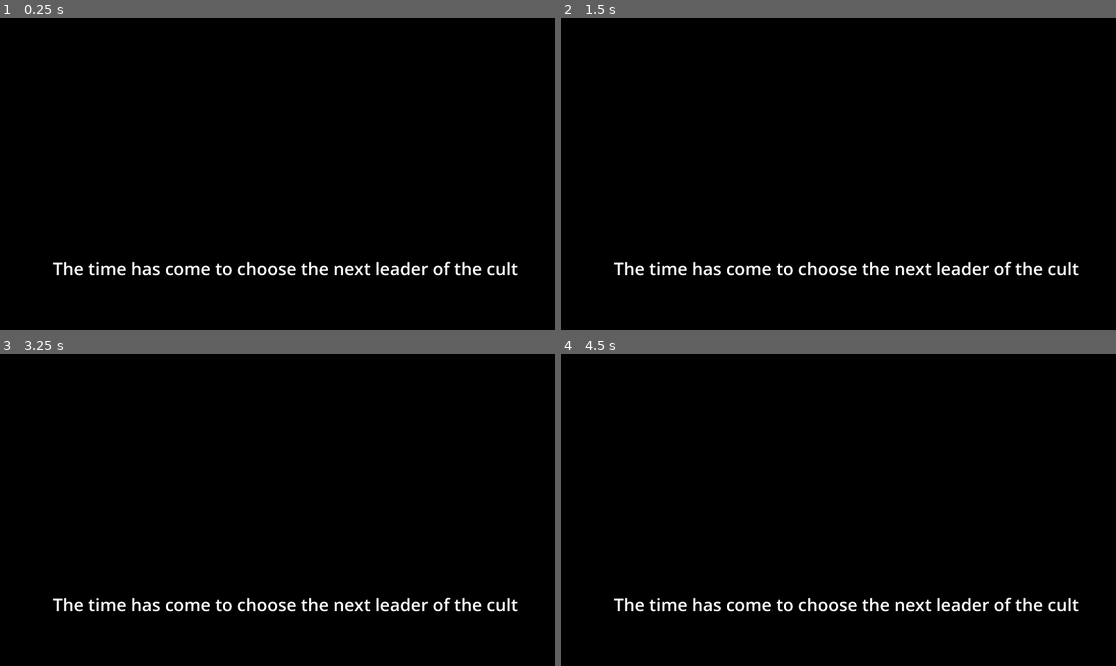
Above: before the commit, frames 1-4 (two rows, left to right).
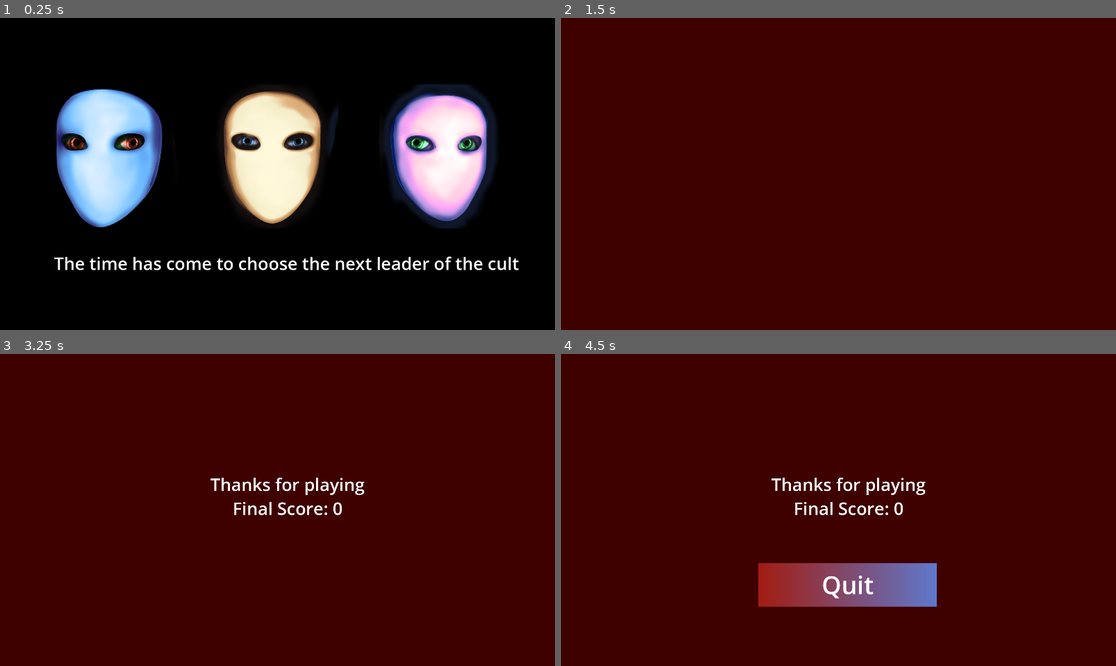
Above: after the commit, the same moments.

Repository: buficek7/GameJamBrno2024
Game: Godot game, scene res://scenes/level4.tscn
Two runs of this game, one before a commit and one after it. Both use one fixed random seed, a clock stepped at 60 frames per second and the inputs below. This scene is started directly instead of the project's main scene.
Inputs (mouse positions are in pixels of both pictures, inside the frame that each line leads up to):
- Up to frame 1 (0.25 s): no input
- Up to frame 2 (1.5 s): tap Enter at 0.5 s; move the mouse to (960, 158) at 0.52 s; press the mouse at (960, 158) at 0.53 s; tap Space at 0.77 s; tap R (Reset) at 1.25 s; move the mouse to (727, 189) at 1.27 s; release the mouse at (727, 189) at 1.28 s; tap I (Inspect) at 1.35 s
- Up to frame 3 (3.25 s): tap Space at 1.52, 3.02 s; click (166, 525) at 1.55 s; tap R (Reset) at 2, 2.75 s; move the mouse to (333, 441) at 2.02 s; press the mouse at (333, 441) at 2.03 s; move the mouse to (249, 572) at 2.77 s; release the mouse at (249, 572) at 2.78 s; tap P (Serve) at 2.85 s; click (249, 572) at 3.05 s
- Up to frame 4 (4.5 s): tap R (Reset) at 3.5 s; move the mouse to (1005, 556) at 3.52 s; hold S (Shake) 3.53-4.28 s; tap Space at 3.77 s; click (1005, 556) at 3.8 s; move the mouse to (672, 463) at 4.27 s; tap Ctrl at 4.35 s

The runs differ from the first frame. In frame 1, 22% of the frame differs, in the area x 9-94%, y 21-83%; in frame 2, 100%, in the area x 0-100%, y 0-100%; in frame 3, 100%; in frame 4, 100%.

Commit message:
Masked ending

Diff:
--- a/scenes/level4.tscn
+++ b/scenes/level4.tscn
@@ -1,9 +1,22 @@
-[gd_scene load_steps=12 format=3 uid="uid://cue2ng4iwyfn5"]
+[gd_scene load_steps=18 format=3 uid="uid://cue2ng4iwyfn5"]
 
 [ext_resource type="Script" path="res://scripts/end_cult.gd" id="1_d6rkn"]
+[ext_resource type="Texture2D" uid="uid://dlg5o5ayvdr7o" path="res://art/yellow_mask.png" id="2_a0oct"]
 [ext_resource type="Script" path="res://scripts/IngDesc.gd" id="2_gxpjx"]
 [ext_resource type="Script" path="res://scripts/ending.gd" id="3_0hjof"]
+[ext_resource type="Texture2D" uid="uid://brsqo4fn2s64a" path="res://art/blue_mask.png" id="4_vg4lx"]
 [ext_resource type="AudioStream" uid="uid://ccwvyu5mqmoap" path="res://Audio/WOMAN SCREAMING SOUND EFFECT.mp3" id="4_y0xi1"]
+[ext_resource type="Texture2D" uid="uid://cpuu3d1iv5x3i" path="res://art/pink_mask.png" id="5_67je5"]
+
+[sub_resource type="Gradient" id="Gradient_iaqok"]
+colors = PackedColorArray(0, 0, 0, 1, 0, 0, 0, 1)
+
+[sub_resource type="GradientTexture2D" id="GradientTexture2D_he2y1"]
+gradient = SubResource("Gradient_iaqok")
+
+[sub_resource type="CapsuleShape2D" id="CapsuleShape2D_jvque"]
+radius = 211.0
+height = 526.0
 
 [sub_resource type="Gradient" id="Gradient_k6oq8"]
 colors = PackedColorArray(0.639216, 0.109804, 0.0666667, 1, 0.372549, 0.47451, 0.803922, 1)
@@ -34,40 +47,98 @@
 
 [node name="Node2D" type="Node2D"]
 
-[node name="ColorRect2" type="ColorRect" parent="."]
-offset_left = -25.0
-offset_top = -1.0
-offset_right = 2017.0
-offset_bottom = 1121.0
-color = Color(0, 0, 0, 1)
+[node name="Sprite2D" type="Sprite2D" parent="."]
+position = Vector2(976.5, 581.5)
+scale = Vector2(31.5156, 19.1719)
+texture = SubResource("GradientTexture2D_he2y1")
 
-[node name="RichTextLabel" type="RichTextLabel" parent="ColorRect2"]
-layout_mode = 0
-offset_left = 59.0
-offset_top = 826.0
-offset_right = 1966.0
-offset_bottom = 1101.0
+[node name="RichTextLabel" type="RichTextLabel" parent="."]
+offset_left = 120.0
+offset_top = 807.0
+offset_right = 1862.0
+offset_bottom = 1056.0
 bbcode_enabled = true
 text = "[center][font_size=60]The time has come to choose the next leader of the cult[/font_size][/center]"
 
 [node name="Diane" type="Area2D" parent="."]
-position = Vector2(286, 390)
+position = Vector2(949, 479)
 script = ExtResource("1_d6rkn")
 
 [node name="CollisionShape2D" type="CollisionShape2D" parent="Diane"]
+position = Vector2(-8, -5)
+shape = SubResource("CapsuleShape2D_jvque")
 
 [node name="Sprite2D" type="Sprite2D" parent="Diane"]
+texture = ExtResource("2_a0oct")
 
 [node name="IngDesc" type="ColorRect" parent="Diane"]
 visible = false
-offset_left = -43.0
-offset_top = 100.0
-offset_right = 78.0
-offset_bottom = 140.0
+offset_left = -68.0
+offset_top = -313.0
+offset_right = 53.0
+offset_bottom = -273.0
 color = Color(0, 0, 0, 0)
 script = ExtResource("2_gxpjx")
 
 [node name="Label" type="Label" parent="Diane/IngDesc"]
+layout_mode = 0
+offset_left = 15.0
+offset_top = 8.0
+offset_right = 110.0
+offset_bottom = 31.0
+text = "Shugar"
+horizontal_alignment = 1
+
+[node name="Yakub" type="Area2D" parent="."]
+position = Vector2(379, 486)
+script = ExtResource("1_d6rkn")
+
+[node name="CollisionShape2D" type="CollisionShape2D" parent="Yakub"]
+position = Vector2(-8, -5)
+shape = SubResource("CapsuleShape2D_jvque")
+
+[node name="Sprite2D" type="Sprite2D" parent="Yakub"]
+texture = ExtResource("4_vg4lx")
+
+[node name="IngDesc" type="ColorRect" parent="Yakub"]
+visible = false
+offset_left = -68.0
+offset_top = -313.0
+offset_right = 53.0
+offset_bottom = -273.0
+color = Color(0, 0, 0, 0)
+script = ExtResource("2_gxpjx")
+
+[node name="Label" type="Label" parent="Yakub/IngDesc"]
+layout_mode = 0
+offset_left = 15.0
+offset_top = 8.0
+offset_right = 110.0
+offset_bottom = 31.0
+text = "Shugar"
+horizontal_alignment = 1
+
+[node name="Alex" type="Area2D" parent="."]
+position = Vector2(1528, 479)
+script = ExtResource("1_d6rkn")
+
+[node name="CollisionShape2D" type="CollisionShape2D" parent="Alex"]
+position = Vector2(-8, -5)
+shape = SubResource("CapsuleShape2D_jvque")
+
+[node name="Sprite2D" type="Sprite2D" parent="Alex"]
+texture = ExtResource("5_67je5")
+
+[node name="IngDesc" type="ColorRect" parent="Alex"]
+visible = false
+offset_left = -68.0
+offset_top = -313.0
+offset_right = 53.0
+offset_bottom = -273.0
+color = Color(0, 0, 0, 0)
+script = ExtResource("2_gxpjx")
+
+[node name="Label" type="Label" parent="Alex/IngDesc"]
 layout_mode = 0
 offset_left = 15.0
 offset_top = 8.0
--- a/scripts/end_cult.gd
+++ b/scripts/end_cult.gd
@@ -7,15 +7,14 @@
 func _input(event):
 	if event.is_action_pressed("Mouse") and mouse_hover == true:
 		endScreen.show_screen()
-		pass
 
 func _mouse_enter():
+	mouse_hover = true
 	ingDesc.show_tex(name)
-	mouse_hover = true
 
 func _mouse_exit():
+	mouse_hover = false
 	ingDesc.unshow_text()
-	mouse_hover = false
 
 func _on_quit_pressed():
 	get_tree().quit()
